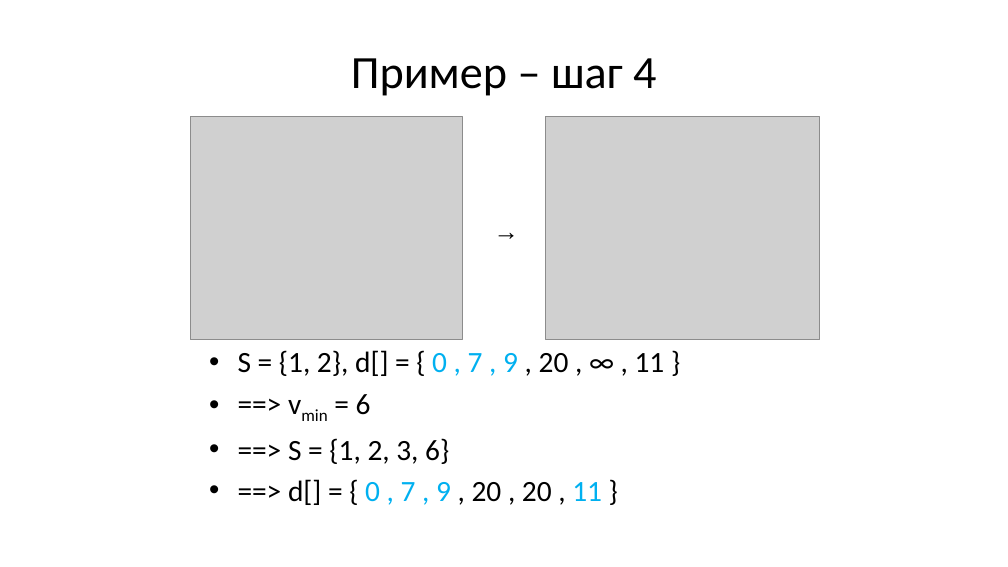
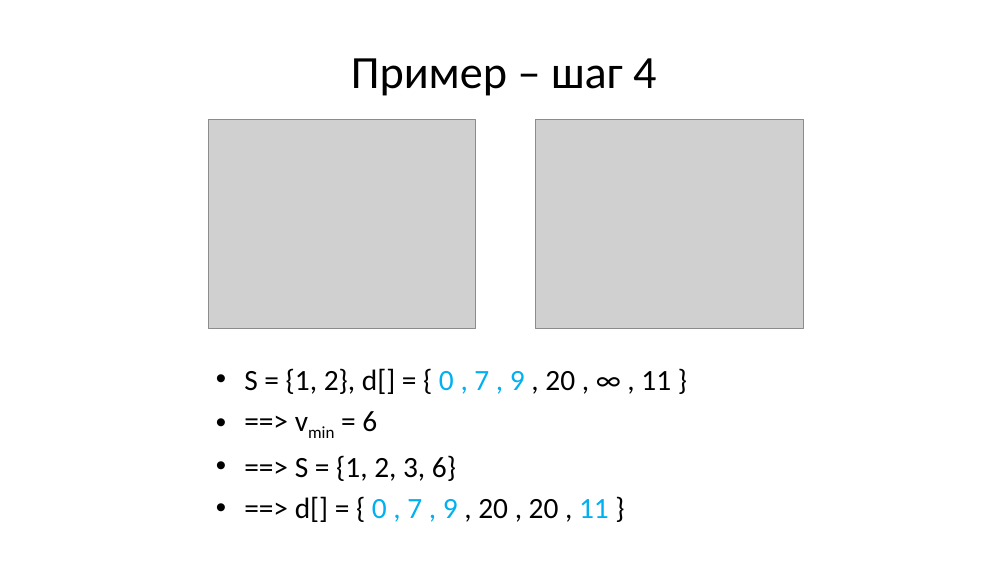
Before and after one commit to Evgueni-Petrov-aka-espetrov/Algorithms-and-Programming-in-C-pptx, a slide deck: slide 54 of 18 Кратчайшие пути и топсорт.pptx (slide 13 before the commit). Drawn at 1008x567 pixels with LibreOffice and Linux fonts; fonts in the diff are those of the drawing; grey boxes stand for pictures; background and template pictures are left out. Boxes give left, top, right and bottom in pixels: in the first picture for what was removed or moved away, otherwise in the second. Text is boxed around its words. In the diff, an @@ line names an element or a change of style, - is before the commit and + after.

```diff
--- a/18 Кратчайшие пути и топсорт.pptx
+++ b/18 Кратчайшие пути и топсорт.pptx
@@ picture: place and size @@
-picture at <box>191,117,463,340</box>
+picture at <box>209,119,476,328</box>
@@ picture: place and size @@
-picture at <box>546,117,820,340</box>
+picture at <box>536,119,804,328</box>
@@ text removed at <box>486,212,526,250</box> @@
-→
@@ text "S = {1, 2}, d[] ...": place and size @@
-text "S = {1, 2}, d[] ..." at <box>238,350,665,505</box>
+text "S = {1, 2}, d[] ..." at <box>244,368,671,522</box>
```
Also in this commit, not shown: 25 other slides changed, 147 slides added, 9 slides removed.
